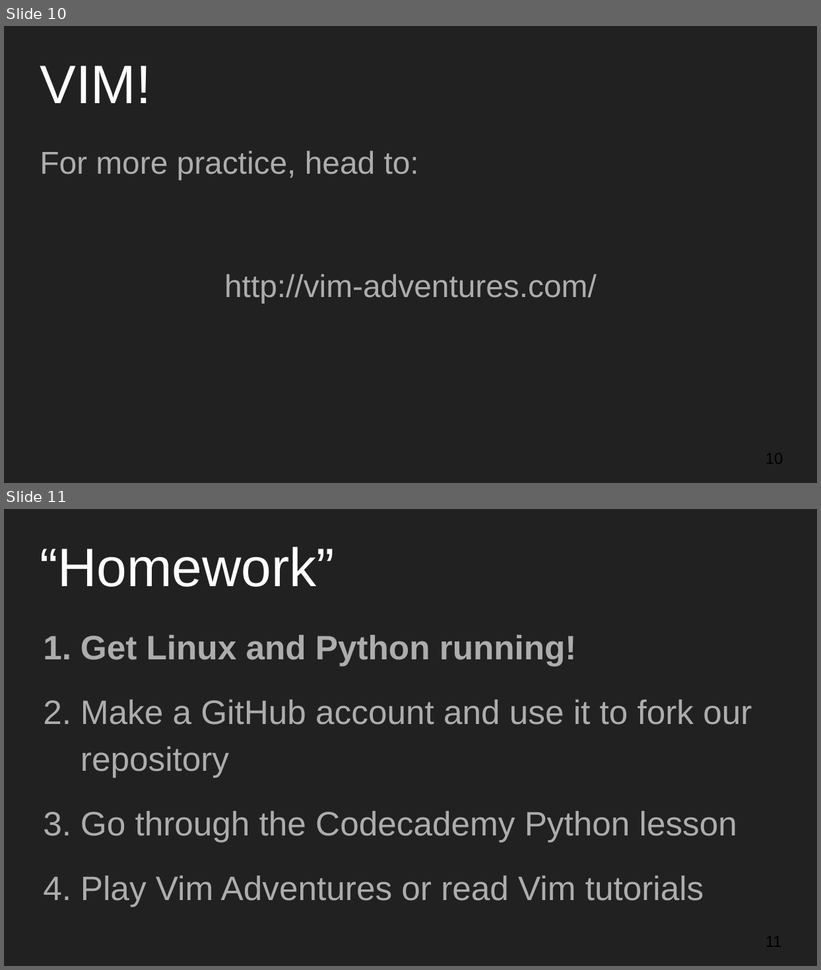
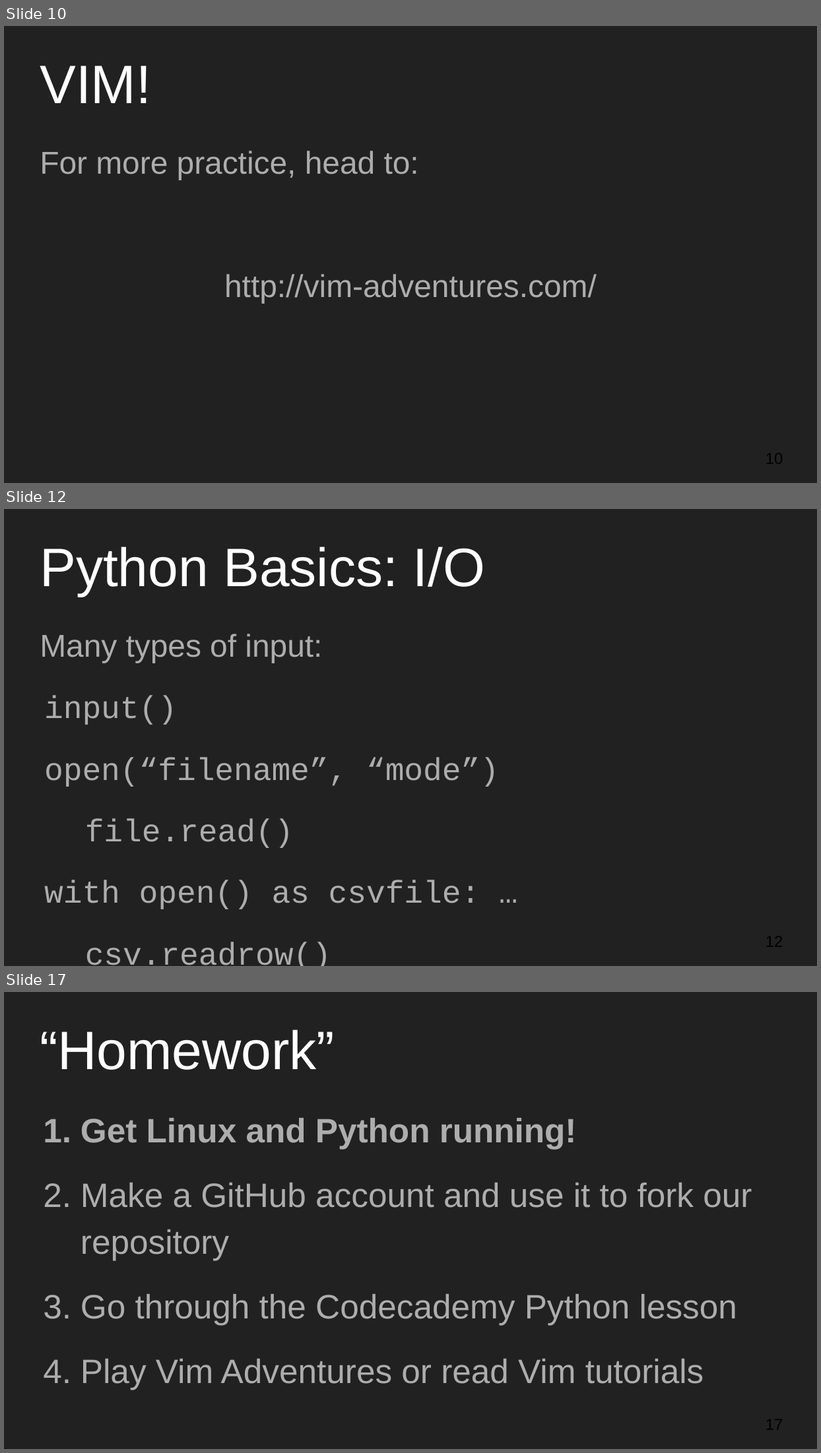
Before and after one commit to mseryn/beginner_programming_workshops, a slide deck: 26_9_2016/beginners_workshop_3.pptx. Shown one above the other, each under a label of ours: slides 10 and 11 before the commit, slides 10, 12 and 17 after it; the slides between them are not shown. The pictures are 821x970 and 821x1453 pixels, drawn with LibreOffice and Linux fonts; fonts in the diff are those of the drawing. Boxes give left, top, right and bottom in pixels: in the first picture for what was removed or moved away, otherwise in the second. Text is boxed around its words. In the diff, an @@ line names an element or a change of style, - is before the commit and + after.

```diff
--- a/26_9_2016/beginners_workshop_3.pptx
+++ b/26_9_2016/beginners_workshop_3.pptx
@@ slide 12 added at (4,509,817,966), background #212121 @@
@@ title added at (40,547,485,597), 48 pt, text #FFFFFF @@
+Python Basics: I/O
@@ text added at (40,634,499,966), 28 pt, text #ADADAD @@
+Many types of input:
+input()
+open(“filename”, “mode”)
+  file.read()
+with open() as csvfile: …
+  csv.readrow()
@@ what was slide 11 is now slide 17 @@
```
Also in this commit, not shown: 5 other slides added, 1 other file.
